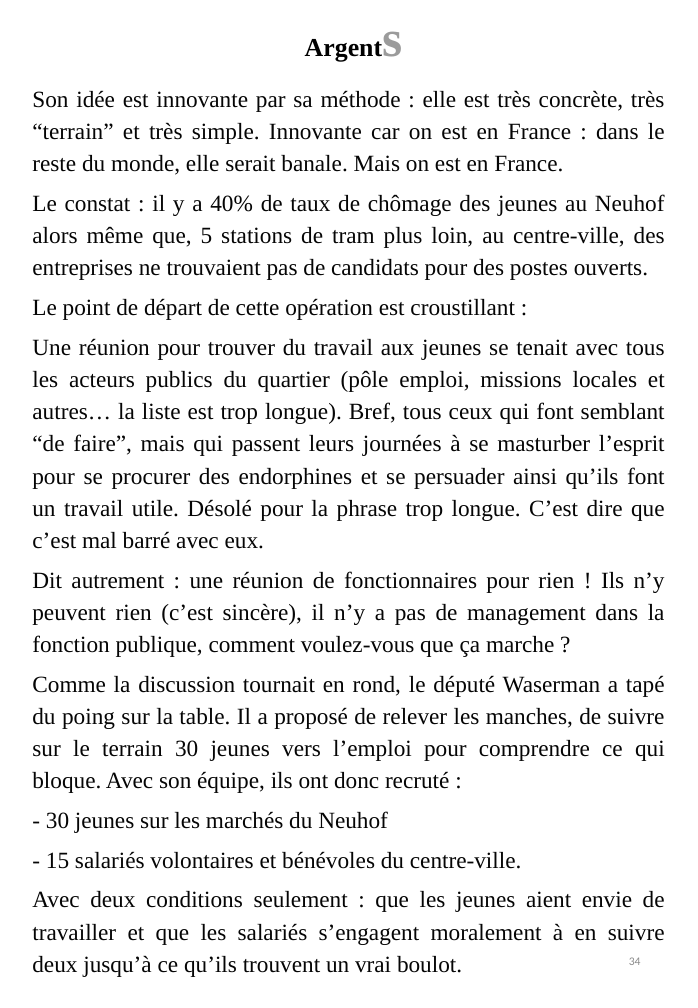
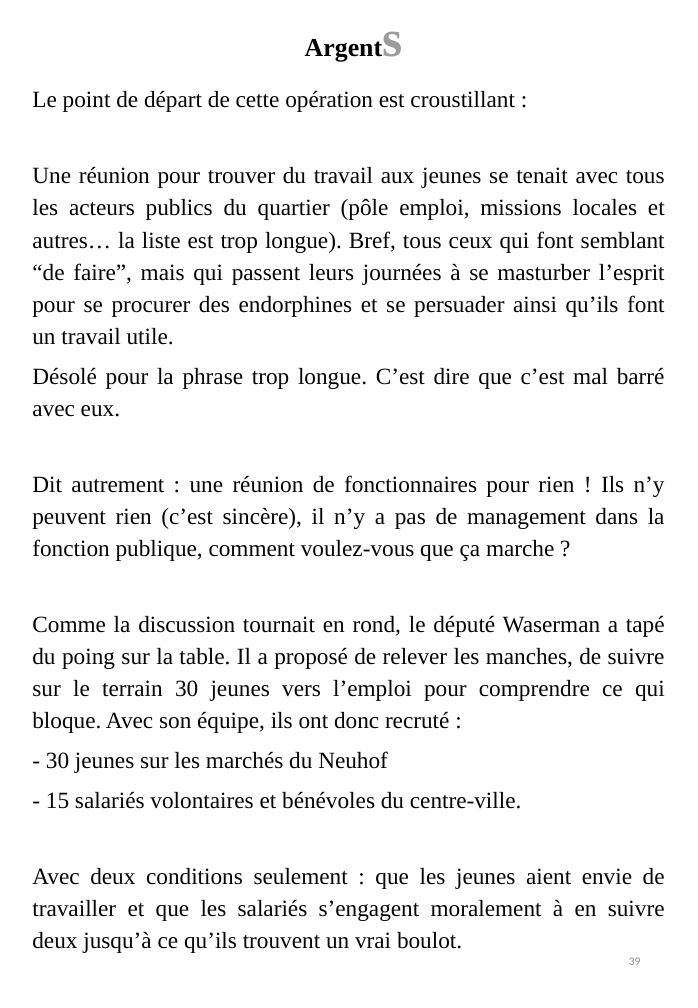
Before and after one commit to BenjaminLOUIS84/e_commerce, a slide deck: slide 39 of e_commerce/public/ppsx/tome3.ppsx (slide 34 before the commit). Drawn at 698x1008 pixels with LibreOffice and Linux fonts; fonts in the diff are those of the drawing. Boxes give left, top, right and bottom in pixels: in the first picture for what was removed or moved away, otherwise in the second. Text is boxed around its words. In the diff, an @@ line names an element or a change of style, - is before the commit and + after.

```diff
--- a/e_commerce/public/ppsx/tome3.ppsx
+++ b/e_commerce/public/ppsx/tome3.ppsx
@@ text at (x1=32, y1=90, x2=665, y2=280): paragraphs removed @@
-Son idée est innovante par sa méthode : elle est très concrète, très “terrain” et très simple. Innovante car on est en France : dans le reste du monde, elle serait banale. Mais on est en France.
-Le constat : il y a 40% de taux de chômage des jeunes au Neuhof alors même que, 5 stations de tram plus loin, au centre-ville, des entreprises ne trouvaient pas de candidats pour des postes ouverts.
@@ text at (x1=32, y1=166, x2=665, y2=417): text changed @@
-Une réunion pour trouver du travail aux jeunes se tenait avec tous les acteurs publics du quartier (pôle emploi, missions locales et autres… la liste est trop longue). Bref, tous ceux qui font semblant “de faire”, mais qui passent leurs journées à se masturber l’esprit pour se procurer des endorphines et se persuader ainsi qu’ils font un travail utile. Désolé pour la phrase trop longue. C’est dire que c’est mal barré avec eux.
+Une réunion pour trouver du travail aux jeunes se tenait avec tous les acteurs publics du quartier (pôle emploi, missions locales et autres… la liste est trop longue). Bref, tous ceux qui font semblant “de faire”, mais qui passent leurs journées à se masturber l’esprit pour se procurer des endorphines et se persuader ainsi qu’ils font un travail utile.
+Désolé pour la phrase trop longue. C’est dire que c’est mal barré avec eux.
```
Also in this commit, not shown: 35 other slides changed, 9 slides added.
